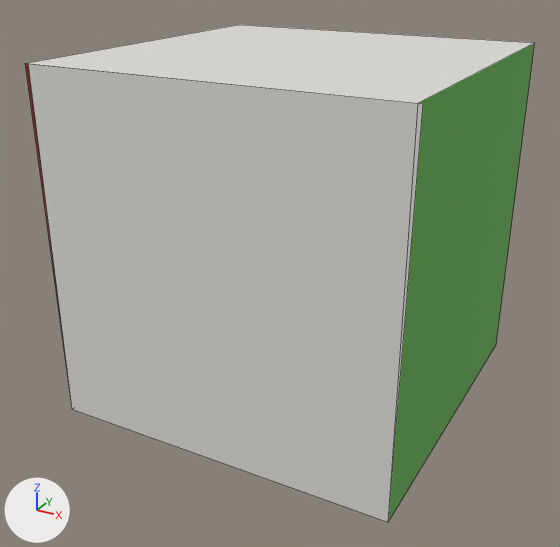
One commit to the OBJ model demo/raytrace/Data/models/cornellbox.obj: the scene before it, then after it.
The view is the same before and after, from a camera (50 mm lens) standing at (1.96, -3.82, 2.59) and looking at (-0.06, -0.16, 0.75). Lighting does not change. The marker at lower left points along +X, +Y and +Z. Mesh edges are drawn as thin lines. Where no turn or scale is listed for an object, it has been applied to the vertices. Vertices at the same position are counted once.

Objects in the first picture: 'cornellbox'.
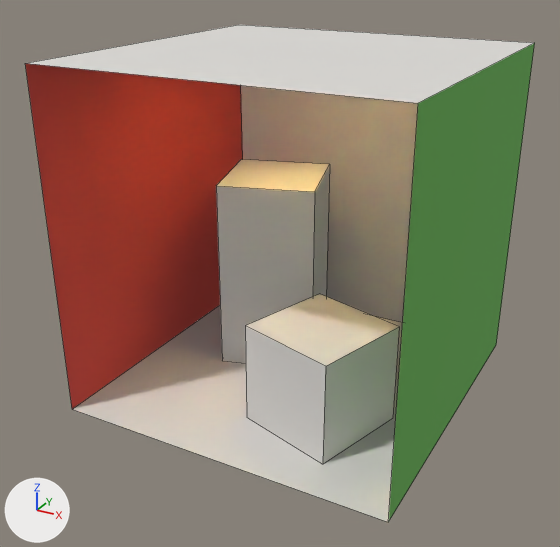
Pixel boxes (x1, y1, x2, y2) of what changed, in the pictures (560 x 547 px):
```json
{"part": 1, "of": "me_cornellbox", "change": "deleted", "before": [28, 64, 423, 522]}
```

Scene script edits in JSON lines:
```json
{"block": "me_cornellbox", "where": "me_cornellbox.from_pydata(...)  # 30 vertices, 17 faces; spans x -1.02..1.02, y -1.0..1.0, z 0.0..2.0"}
{"block": "me_cornellbox", "where": "# used by ob_cornellbox; location = (0.0, 0.0, 0.0)"}
{"block": "me_cornellbox", "where": "# verts and faces of me_cornellbox; kept vertices keep their numbers, new ones are numbered from 30"}
{"block": "me_cornellbox", "where": "# before: 0 (-1.0, -1.0, 0.0) at pixel (72, 409), 1 (1.0, -1.0, 0.0) at pixel (388, 522), 8 (-1.0, -1.0, 2.0) at pixel (28, 63), 9 (1.02, -1.0, 2.0) at pixel (423, 103)"}
{"block": "me_cornellbox", "change": "me_cornellbox part 1"}
{"op": "add", "block": "me_cornellbox", "code": "delete_vertices([8, 9])  # with the faces that use them"}
{"op": "remove", "block": "me_cornellbox", "code": "me_cornellbox.materials.append(mat_backwall)  # light grey #dddbd7"}
```
